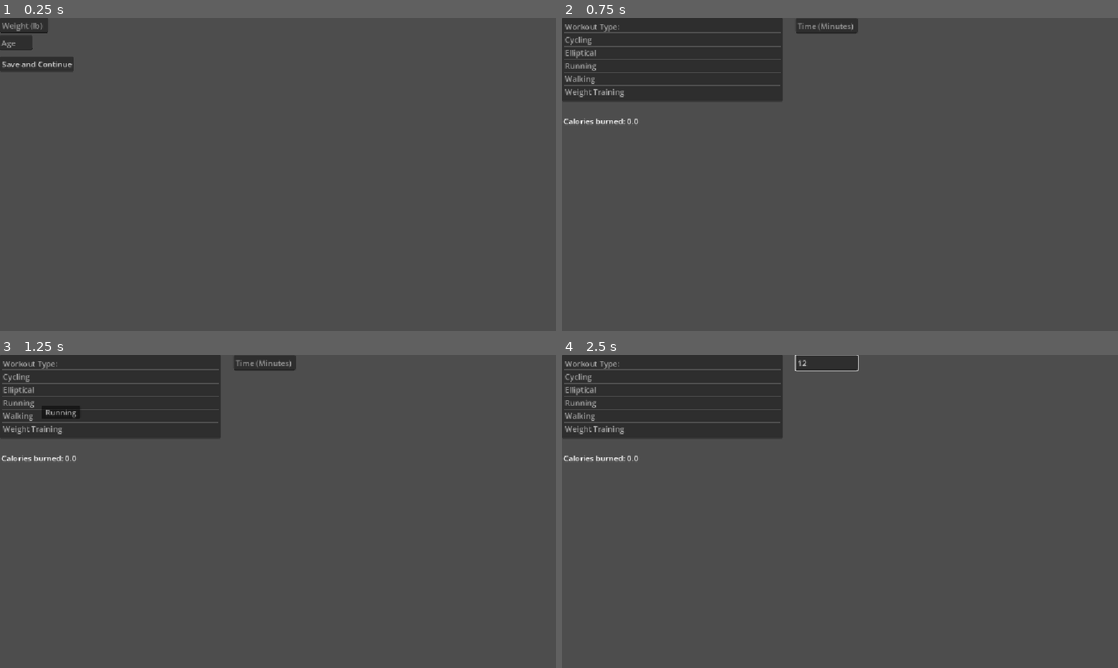
Above: before the commit, frames 1-4 (two rows, left to right).
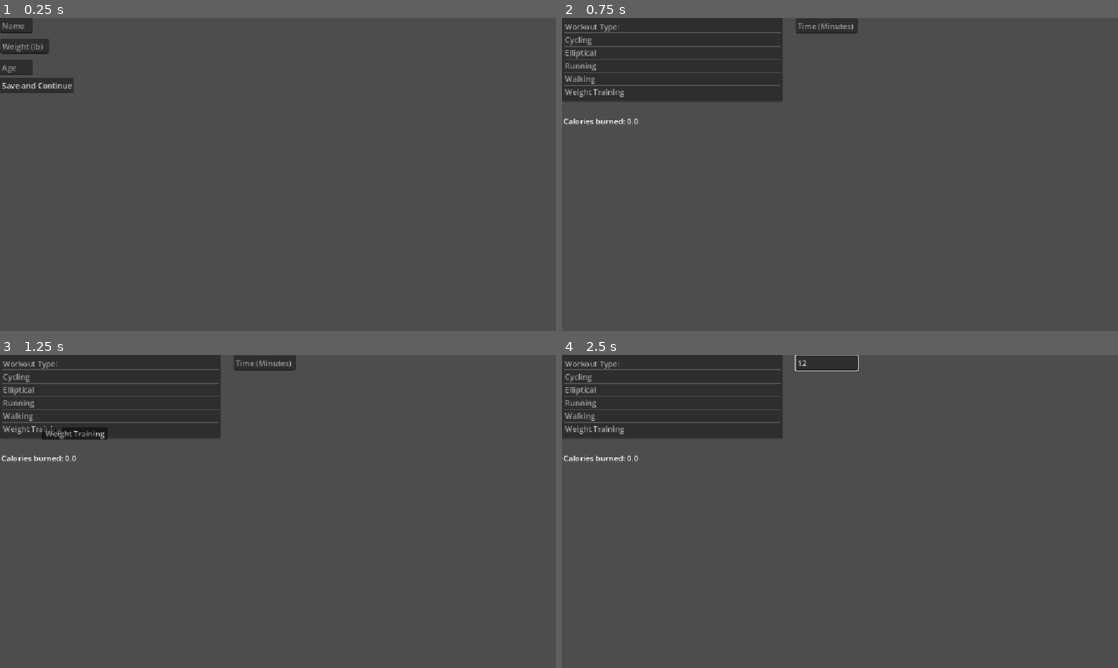
Above: after the commit, the same moments.

Repository: ma43210/HackDecouverte
Game: Godot game, scene res://Scenes/Profile_Manager.tscn
Two runs of this game, one before a commit and one after it. Both use one fixed random seed, a clock stepped at 60 frames per second and the inputs below.
Inputs (mouse positions are in pixels of both pictures, inside the frame that each line leads up to):
- Up to frame 1 (0.25 s): no input
- Up to frame 2 (0.75 s): click "Save and Continue" at 0.5 s
- Up to frame 3 (1.25 s): no input
- Up to frame 4 (2.5 s): click (828, 364) at 1.27 s; type "12" at 1.35 s; tap Enter at 2 s

The runs differ from the first frame. In frame 1, 1.5% of the frame differs, in the area x 0-14%, y 0-24%; in frame 2, nothing differs; in frame 3, 0.3%; in frame 4, nothing differs.

Commit message:
calc

Diff:
--- a/healthy/Scenes/Input_Workout.tscn
+++ b/healthy/Scenes/Input_Workout.tscn
@@ -1,8 +1,8 @@
 [gd_scene format=3 uid="uid://ba7f2skroecyd"]
 
-[ext_resource type="Script" uid="uid://baax4gqlny0ga" path="res://Scripts/Calculator.gd" id="1_2av5n"]
+[ext_resource type="Script" uid="uid://baax4gqlny0ga" path="res://Scripts/time.gd" id="1_2av5n"]
 [ext_resource type="Script" uid="uid://cy7ikr2w1q5im" path="res://Scripts/Workout_Selected.gd" id="1_7q3j2"]
-[ext_resource type="Script" uid="uid://brrwsv8mj1nwh" path="res://Scripts/output.gd" id="3_si1a3"]
+[ext_resource type="Script" uid="uid://brrwsv8mj1nwh" path="res://Scripts/calculator.gd" id="3_si1a3"]
 
 [node name="Node2D" type="Node2D" unique_id=1483333031]
 script = ExtResource("1_2av5n")
--- a/healthy/Scenes/Profile_Manager.tscn
+++ b/healthy/Scenes/Profile_Manager.tscn
@@ -7,24 +7,31 @@
 script = ExtResource("1_s8vry")
 
 [node name="Weight" type="LineEdit" parent="." unique_id=28725875]
-offset_right = 100.0
-offset_bottom = 31.0
+offset_left = 1.0
+offset_top = 43.0
+offset_right = 101.0
+offset_bottom = 74.0
 placeholder_text = "Weight (lb)"
 
 [node name="Age" type="LineEdit" parent="." unique_id=1569008885]
-offset_left = -1.0
-offset_top = 36.0
-offset_right = 67.5
-offset_bottom = 67.0
+offset_top = 87.0
+offset_right = 68.5
+offset_bottom = 118.0
 placeholder_text = "Age"
 
 [node name="Continue" type="Button" parent="." unique_id=1922958034]
-offset_top = 80.0
+offset_top = 124.0
 offset_right = 153.0
-offset_bottom = 111.0
+offset_bottom = 155.0
 text = "Save and Continue"
 script = ExtResource("2_yili2")
+
+[node name="LineEdit" type="LineEdit" parent="." unique_id=342238560]
+offset_right = 68.5
+offset_bottom = 31.0
+placeholder_text = "Name"
 
 [connection signal="text_submitted" from="Weight" to="." method="_on_weight_text_submitted"]
 [connection signal="text_submitted" from="Age" to="." method="_on_age_text_submitted"]
 [connection signal="pressed" from="Continue" to="Continue" method="_on_pressed"]
+[connection signal="text_submitted" from="LineEdit" to="." method="_on_line_edit_text_submitted"]
--- a/healthy/Scripts/Calculator.gd
+++ b/healthy/Scripts/Calculator.gd
@@ -1,5 +1,5 @@
-extends Node2D
-
+extends RichTextLabel
+#
 
 # Called when the node enters the scene tree for the first time.
 func _ready() -> void:
@@ -8,9 +8,4 @@
 
 # Called every frame. 'delta' is the elapsed time since the previous frame.
 func _process(_delta: float) -> void:
-	pass
-
-
-
-func _on_line_edit_text_submitted(new_text: String) -> void:
-	FitnessManager.time = int(new_text)
+	text = "Calories burned: " + str((FitnessManager.level * 3.5 * FitnessManager.weight) / 200 * FitnessManager.time)
--- a/healthy/Scripts/fitness_manager.gd
+++ b/healthy/Scripts/fitness_manager.gd
@@ -1,9 +1,11 @@
 extends Node
+# Code that can be accessed from anywhere
 var level = 0
 var height = 0
 var weight = 0
 var age = 0
 var time = 0
+var user = ""
 
 # Called when the node enters the scene tree for the first time.
 func _ready() -> void:
--- a/healthy/Scripts/profile_manager.gd
+++ b/healthy/Scripts/profile_manager.gd
@@ -1,6 +1,6 @@
 extends Node2D
+# Stores inputs for profile
 var weight = 0
-var height = 0
 var age = 0
 
 # Called when the node enters the scene tree for the first time.
@@ -23,3 +23,8 @@
 
 func _on_age_text_submitted(new_text: String) -> void:
 	FitnessManager.age = int(new_text)
+
+
+
+func _on_line_edit_text_submitted(new_text: String) -> void:
+	FitnessManager.user = new_text
--- a/healthy/Scripts/output.gd
+++ b/healthy/Scripts/time.gd
@@ -1,4 +1,4 @@
-extends RichTextLabel
+extends Node2D
 
 
 # Called when the node enters the scene tree for the first time.
@@ -8,4 +8,9 @@
 
 # Called every frame. 'delta' is the elapsed time since the previous frame.
 func _process(_delta: float) -> void:
-	text = "Calories burned: " + str((FitnessManager.level * 3.5 * FitnessManager.weight) / 200 * FitnessManager.time)
+	pass
+
+
+
+func _on_line_edit_text_submitted(new_text: String) -> void:
+	FitnessManager.time = int(new_text)
Not shown, changed: healthy/Scripts/Calculator.gd.uid
Not shown, removed: healthy/Scripts/output.gd.uid
Not shown, added: healthy/Scripts/time.gd.uid
